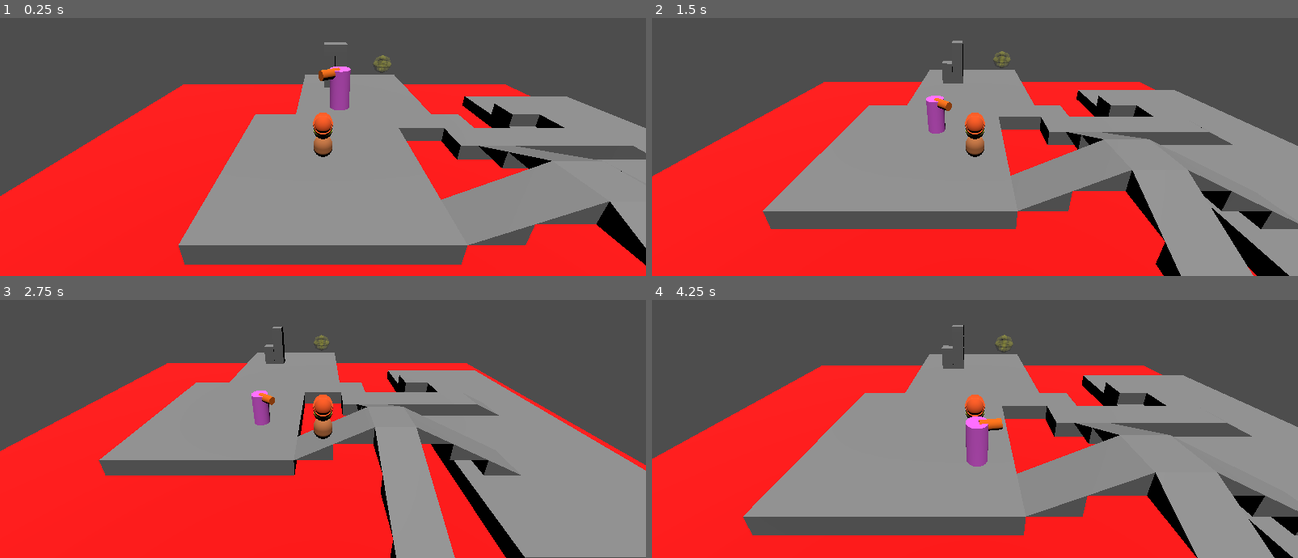
Above: before the commit, frames 1-4 (two rows, left to right).
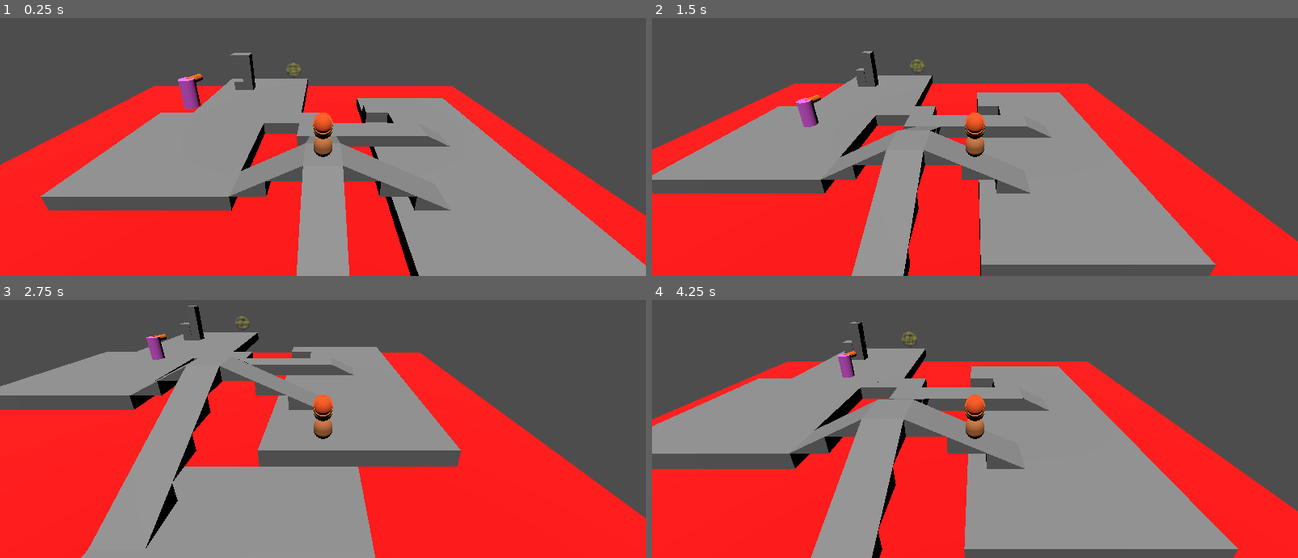
Above: after the commit, the same moments.

Repository: learnictnow/godot-enemy-ai
Game: Godot game, scene res://test_level/test_environment.tscn
Two runs of this game, one before a commit and one after it. Both use one fixed random seed, a clock stepped at 60 frames per second and the inputs below.
Inputs:
- Up to frame 1 (0.25 s): no input
- Up to frame 2 (1.5 s): tap Enter (ui_accept) at 0.5, 0.77 s; hold Right (ui_right) 0.53-1.28 s; hold Down (ui_down) from 1.28 s (still down)
- Up to frame 3 (2.75 s): tap Enter (ui_accept) at 1.52 s; release Down (ui_down) at 2.03 s; hold Right (ui_right) from 2.03 s (still down)
- Up to frame 4 (4.25 s): release Right (ui_right) at 2.78 s; hold Up (ui_up) 2.78-3.53 s; tap Enter (ui_accept) at 3.02, 3.77 s; hold Left (ui_left) from 3.53 s (still down)

The runs differ from the first frame. In frame 1, 44% of the frame differs, in the area x 0-100%, y 9-100%; in frame 2, 47%; in frame 3, 52%, in the area x 0-100%, y 2-100%; in frame 4, 49%.

Commit message:
Ai working on patrols
Spawn working, randomised patrol paths between points. Chase and stop chase of player working

Diff:
--- a/EnemyAi.gd
+++ b/EnemyAi.gd
@@ -2,14 +2,23 @@
 
 @export var movement_speed: float = 2.0
 @onready var navigation_agent: NavigationAgent3D = get_node("NavigationAgent3D")
-@export var target: CharacterBody3D
+@export var target: Node3D
+@export var patrolpoints: Node3D
 var targetPosition:Vector3
 
 var gravity = ProjectSettings.get_setting("physics/3d/default_gravity")
+var target_patrol_point_index = 0
 
 func _ready() -> void:
+	# Setup array of patrol points
+	#targetPosition =
+
 	navigation_agent.velocity_computed.connect(Callable(_on_velocity_computed))
+
+	target = patrolpoints.get_children()[target_patrol_point_index]
+
 	targetPosition = target.position
+
 
 func set_movement_target(movement_target: Vector3):
 	navigation_agent.set_target_position(movement_target)
@@ -25,6 +34,10 @@
 		velocity.y -= gravity * delta
 
 	if navigation_agent.is_navigation_finished():
+		print("Arrived at patrol point")
+		target_patrol_point_index = randi_range(0, patrolpoints.get_child_count()-1)
+		print("New patrol point: " + str(target_patrol_point_index))
+		target = patrolpoints.get_children()[target_patrol_point_index]
 		return
 
 	var next_path_position: Vector3 = navigation_agent.get_next_path_position()
@@ -41,6 +54,7 @@
 
 func _on_pursue_area_body_entered(body):
 	if body.is_in_group("Player"):
+
 		target = body
 
 	pass # Replace with function body.
@@ -48,7 +62,10 @@
 
 func _on_pursue_area_body_exited(body):
 	if body.is_in_group("Player"):
-		target = self
+		#target = self
+
+		# Lost the player, resume patrol
+		target = patrolpoints.get_children()[target_patrol_point_index]
 
 	pass # Replace with function body.
 
--- a/test_level/Player.gd
+++ b/test_level/Player.gd
@@ -1,6 +1,6 @@
 extends CharacterBody3D
 
-@export var spawn_point:Marker3D
+@export var spawn_points:Node3D
 
 const SPEED = 5.0
 const JUMP_VELOCITY = 4.5
@@ -11,7 +11,9 @@
 var push_force = 8
 
 func _ready():
-	global_position = spawn_point.global_position
+	var temp_index = randi_range(0, spawn_points.get_child_count()-1)
+	#global_position = spawn_points.get_children()[temp_index].global_position
+	respawn()
 
 func _physics_process(delta):
 	# Add the gravity.
@@ -43,4 +45,5 @@
 
 func respawn():
 	velocity = Vector3.ZERO
-	global_position = spawn_point.global_position
+	var temp_index = randi_range(0, spawn_points.get_child_count()-1)
+	global_position = spawn_points.get_children()[temp_index].global_position
--- a/test_level/test_environment.tscn
+++ b/test_level/test_environment.tscn
@@ -366,7 +366,7 @@
 [node name="SpawnPoints" type="Node3D" parent="."]
 
 [node name="Spawn1" type="Marker3D" parent="SpawnPoints"]
-transform = Transform3D(1, 0, 0, 0, 1, 0, 0, 0, 1, -5, 2, 4)
+transform = Transform3D(1, 0, 0, 0, 1, 0, 0, 0, 1, 15.3779, 2, 4)
 
 [node name="Spawn2" type="Marker3D" parent="SpawnPoints"]
 transform = Transform3D(1, 0, 0, 0, 1, 0, 0, 0, 1, 5, 3, 8)
@@ -374,9 +374,9 @@
 [node name="Spawn3" type="Marker3D" parent="SpawnPoints"]
 transform = Transform3D(1, 0, 0, 0, 1, 0, 0, 0, 1, 10, 3, -2)
 
-[node name="Player" parent="." node_paths=PackedStringArray("spawn_point") instance=ExtResource("2_lj6sm")]
+[node name="Player" parent="." node_paths=PackedStringArray("spawn_points") instance=ExtResource("2_lj6sm")]
 transform = Transform3D(1, 0, 0, 0, 1, 0, 0, 0, 1, -4, 5, -4)
-spawn_point = NodePath("../SpawnPoints/Spawn1")
+spawn_points = NodePath("../SpawnPoints")
 
 [node name="DirectionalLight3D" type="DirectionalLight3D" parent="."]
 transform = Transform3D(1, 0, 0, 0, 0.258819, 0.965926, 0, -0.965926, 0.258819, 0, 29, 0)
@@ -384,9 +384,9 @@
 [node name="WinPoint" parent="." instance=ExtResource("3_va26s")]
 transform = Transform3D(1, 0, 0, 0, 1, 0, 0, 0, 1, 1.32083, 1.95294, -10.0086)
 
-[node name="EnemyAi" parent="." node_paths=PackedStringArray("target") instance=ExtResource("4_uw4mi")]
+[node name="EnemyAi" parent="." node_paths=PackedStringArray("patrolpoints") instance=ExtResource("4_uw4mi")]
 transform = Transform3D(1, 0, 0, 0, 1, 0, 0, 0, 1, -4.15914, 4.7175, 3.52779)
-target = NodePath("../Player")
+patrolpoints = NodePath("../EnemyPatrolPoints")
 
 [node name="PhysicsBlock" parent="." instance=ExtResource("5_hma8r")]
 transform = Transform3D(1, 0, 0, 0, 1, 0, 0, 0, 1, -4.36412, 1.5, -6.78534)
@@ -406,4 +406,21 @@
 [node name="PhysicsBlock6" parent="." instance=ExtResource("5_hma8r")]
 transform = Transform3D(1, 0, 0, 0, 1, 0, 0, 0, 1, -4.36412, 4.5, -6.78534)
 
+[node name="EnemyPatrolPoints" type="Node3D" parent="."]
+
+[node name="Patrol1" type="Marker3D" parent="EnemyPatrolPoints" groups=["Patrol"]]
+transform = Transform3D(1, 0, 0, 0, 1, 0, 0, 0, 1, 0, 0, -7.62)
+
+[node name="Patrol2" type="Marker3D" parent="EnemyPatrolPoints" groups=["Patrol"]]
+transform = Transform3D(1, 0, 0, 0, 1, 0, 0, 0, 1, -8.41388, 0, 6.38171)
+
+[node name="Patrol3" type="Marker3D" parent="EnemyPatrolPoints" groups=["Patrol"]]
+transform = Transform3D(1, 0, 0, 0, 1, 0, 0, 0, 1, 17.5679, 0, 6.38171)
+
+[node name="Patrol4" type="Marker3D" parent="EnemyPatrolPoints" groups=["PAtrol"]]
+transform = Transform3D(1, 0, 0, 0, 1, 0, 0, 0, 1, 13.1696, 0, 21.6283)
+
+[node name="Patrol5" type="Marker3D" parent="EnemyPatrolPoints" groups=["Patrol"]]
+transform = Transform3D(1, 0, 0, 0, 1, 0, 0, 0, 1, 9.56153, 0.917049, -1.82706)
+
 [connection signal="body_entered" from="RespawnArea/MeshInstance3D/Area3D" to="RespawnArea" method="_on_area_3d_body_entered"]
